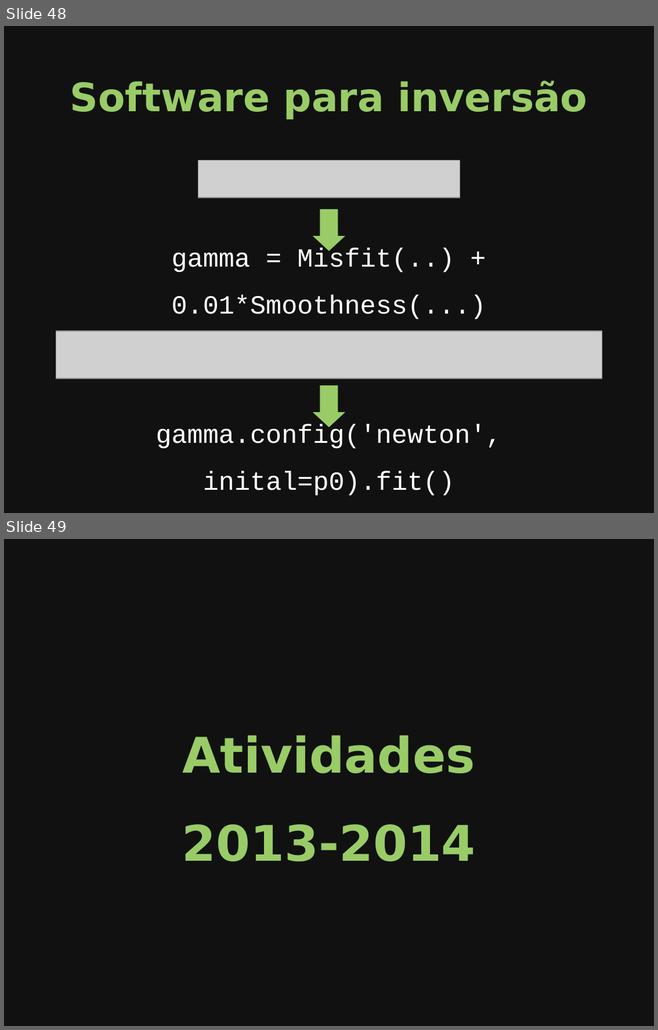
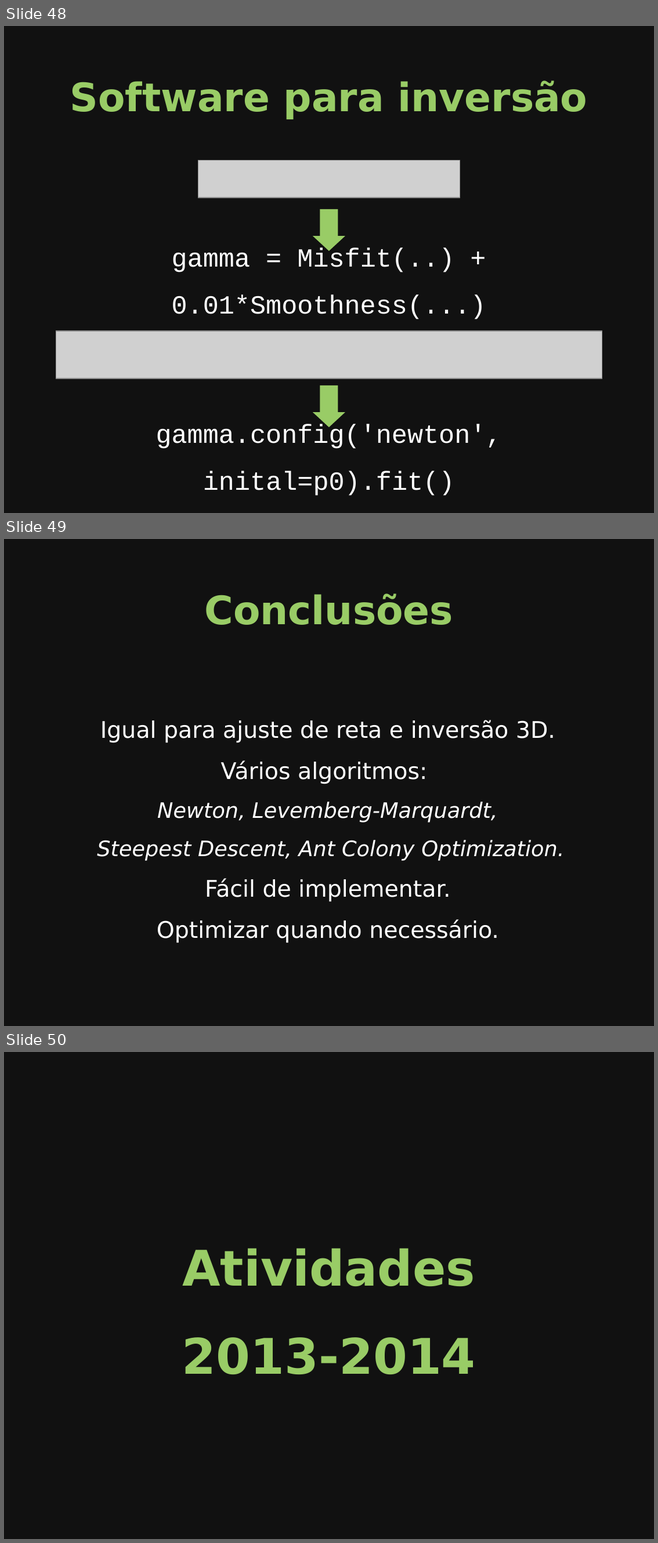
Before and after one commit to leouieda/seminario-on-2014, a slide deck: slides.odp. Shown one above the other, each under a label of ours: slides 48 and 49 before the commit, slides 48, 49 and 50 after it. The pictures are 658x1030 and 658x1543 pixels, drawn with LibreOffice and Linux fonts; fonts in the diff are those of the drawing; grey boxes stand for pictures. Boxes give left, top, right and bottom in pixels: in the first picture for what was removed or moved away, otherwise in the second. Text is boxed around its words. In the diff, an @@ line names an element or a change of style, - is before the commit and + after.

```diff
--- a/slides.odp
+++ b/slides.odp
@@ slide 49 added at [4,539,654,1026], background #111111 @@
@@ title added at [204,594,453,625], 48 pt, text #99CC66, bold @@
+Conclusões
@@ text added at [97,720,564,943], 28 pt, text #FFFFFF @@
+Igual para ajuste de reta e inversão 3D.
+Vários algoritmos:
+Newton, Levemberg-Marquardt,
+Steepest Descent, Ant Colony Optimization.
+Fácil de implementar.
+Optimizar quando necessário.
@@ what was slide 49 is now slide 50 @@
```
Also in this commit, not shown: 1 slide changed.
